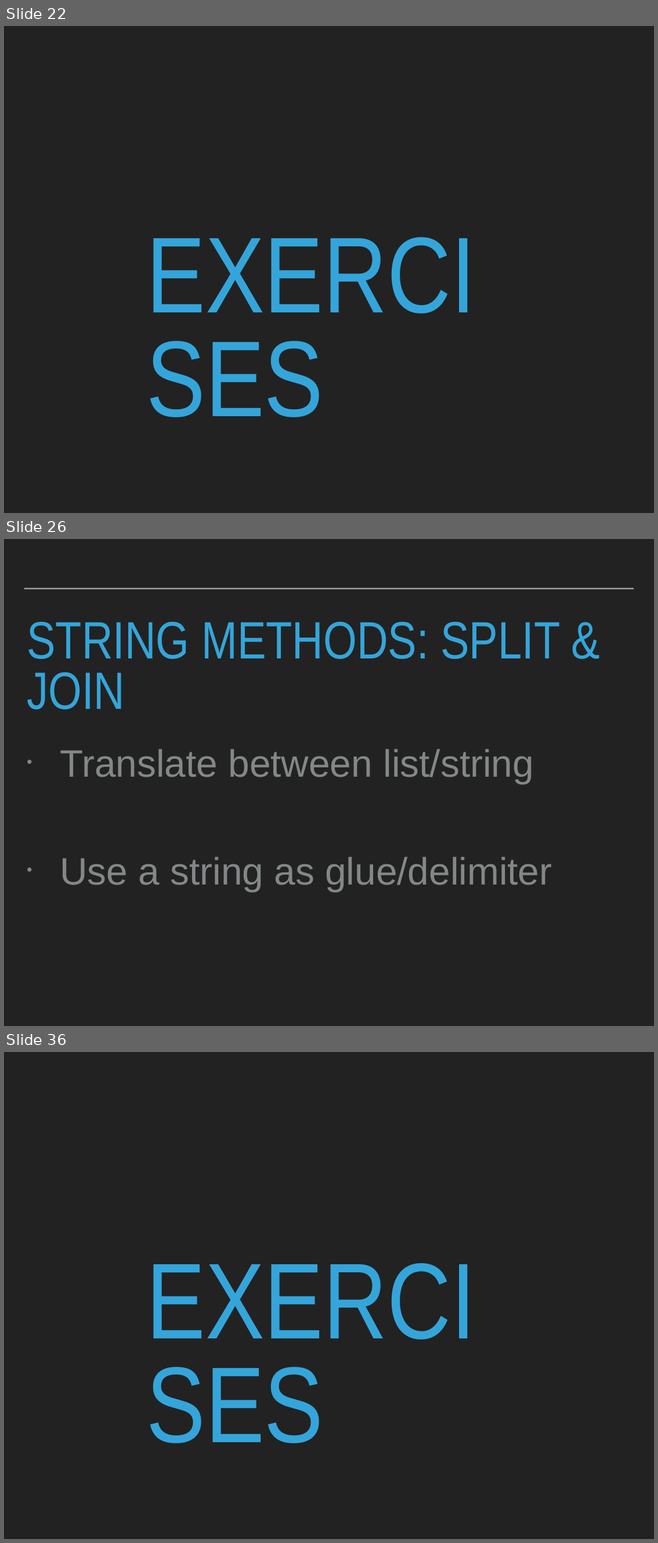
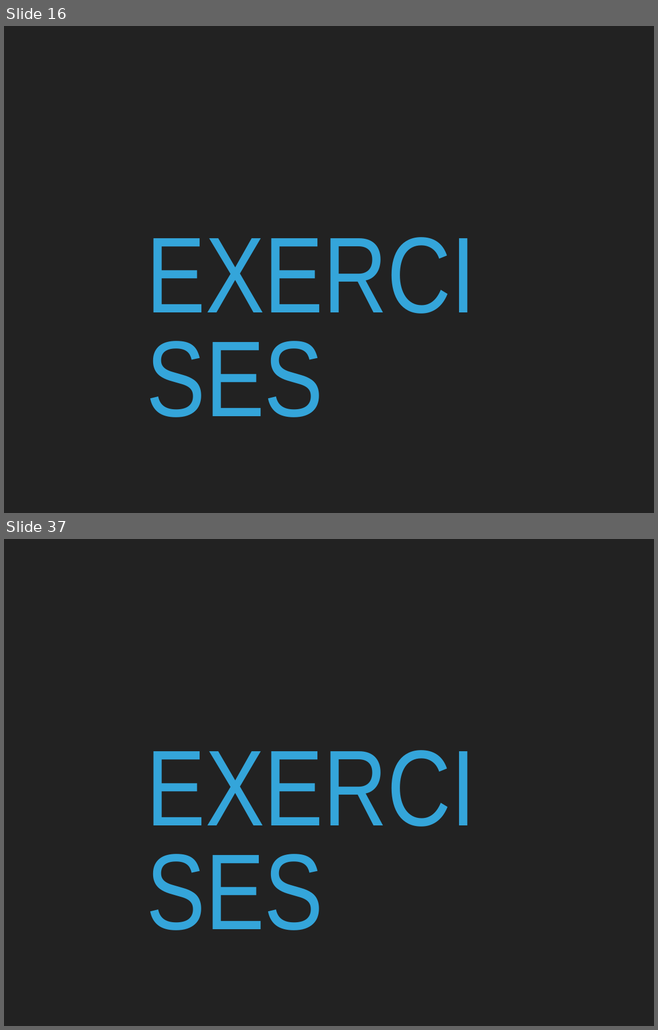
Before and after one commit to robcarrington/PythonInADay, a slide deck: Session2_Slides.pptx. Shown one above the other, each under a label of ours: slides 22, 26 and 36 before the commit, slides 16 and 37 after it; the slides between them are not shown. The pictures are 658x1543 and 658x1030 pixels, drawn with LibreOffice and Linux fonts; fonts in the diff are those of the drawing. Boxes give left, top, right and bottom in pixels: in the first picture for what was removed or moved away, otherwise in the second. Text is boxed around its words. In the diff, an @@ line names an element or a change of style, - is before the commit and + after.

```diff
--- a/Session2_Slides.pptx
+++ b/Session2_Slides.pptx
@@ slide 26 removed at [4, 539, 654, 1026], background #222222 @@
@@ line removed from (24, 589) to (633, 589) @@
@@ title removed at [27, 621, 560, 710] @@
-STRING METHODS: SPLIT & JOIN
@@ text removed at [60, 749, 552, 892] @@
-• Translate between list/string
-• Use a string as glue/delimiter
@@ what was slide 22 is now slide 16 @@
@@ what was slide 36 is now slide 37 @@
```
Also in this commit, not shown: 23 slides added, 55 other slides removed, 2 other files.
